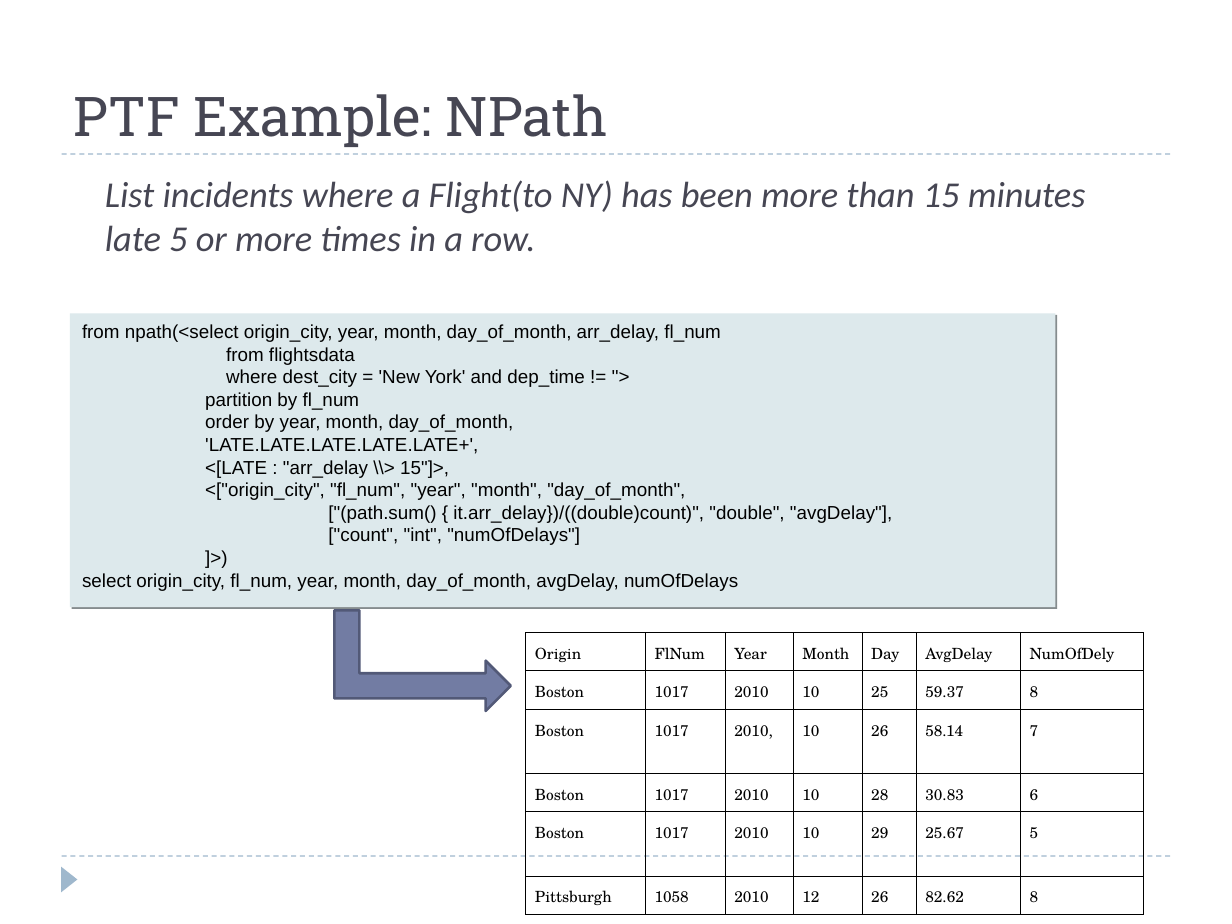
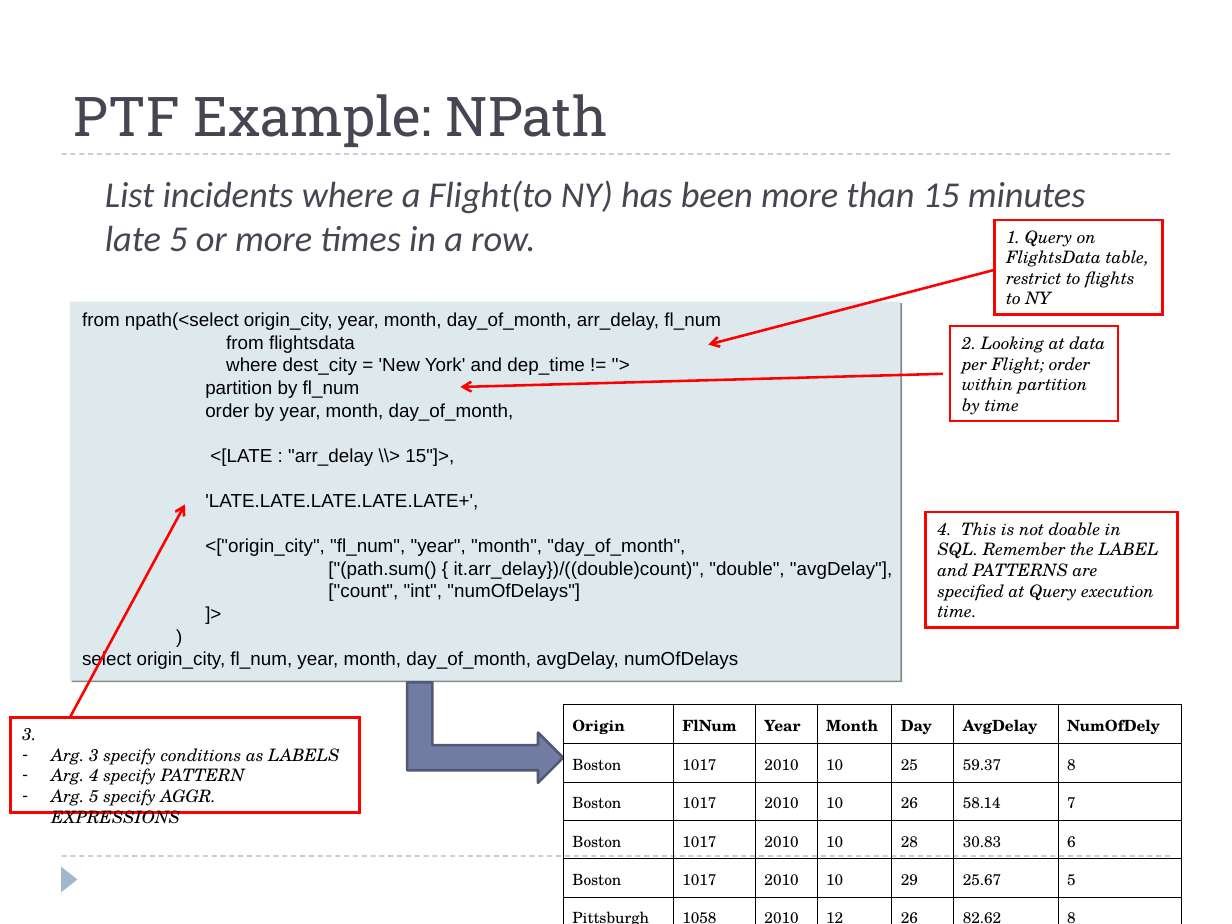
Before and after one commit to hbutani/SQLWindowing, a slide deck: slide 16 of docs/SQW.ppt (slide 14 before the commit). Drawn at 1232x924 pixels with LibreOffice and Linux fonts; fonts in the diff are those of the drawing. Boxes give left, top, right and bottom in pixels: in the first picture for what was removed or moved away, otherwise in the second. Text is boxed around its words. In the diff, an @@ line names an element or a change of style, - is before the commit and + after.

```diff
--- a/docs/SQW.ppt
+++ b/docs/SQW.ppt
@@ rectangle added at <box>994,219,1162,314</box>, outline #FF0000 1.5 pt, 10 pt, text #000000, italic @@
+1. Query on FlightsData table, restrict to flights to NY
@@ arrow added from (994, 270) to (708, 345), #FF0000 1.5 pt @@
@@ text in rectangle at <box>70,302,901,681</box>: text changed @@
-]>)
+]>
+)
@@ rectangle "from npath(<select origin_city, year, month, ...": place and size @@
-rectangle "from npath(<select origin_city, year, month, ..." at <box>70,313,1056,607</box>
+rectangle "from npath(<select origin_city, year, month, ..." at <box>70,302,901,681</box>
@@ rectangle added at <box>950,326,1117,421</box>, outline #FF0000 1.5 pt, 10 pt, text #000000, italic @@
+2. Looking at data per Flight; order within partition by time
@@ arrow added from (942, 373) to (461, 387), #FF0000 1.5 pt @@
@@ text in rectangle at <box>210,448,454,466</box>: paragraph added @@
+<[LATE : "arr_delay \\> 15"]>,
@@ text in rectangle at <box>205,460,449,478</box>: paragraph removed @@
-<[LATE : "arr_delay \\> 15"]>,
@@ arrow added from (70, 717) to (185, 504), #FF0000 1.5 pt @@
@@ rectangle added at <box>925,513,1178,628</box>, outline #FF0000 1.5 pt, 10 pt, text #000000, italic @@
+4. This is not doable in SQL. Remember the LABEL and PATTERNS are specified at Query execution time.
@@ freeform shape: place and size @@
-freeform shape at <box>334,610,511,711</box>
+freeform shape at <box>407,682,564,783</box>
@@ rectangle added at <box>10,717,359,812</box>, outline #FF0000 1.5 pt, 10 pt, text #000000, italic @@
+3.
+– Arg. 3 specify conditions as LABELS
+– Arg. 4 specify PATTERN
+– Arg. 5 specify AGGR. EXPRESSIONS
@@ table at <box>563,703,1181,924</box> @@
-row 3, column 3: 2010,
+row 3, column 3: 2010
@@ bold on in "Origin", "FlNum", "Year", "Month" and 3 more places @@
@@ table: place and size @@
-table at <box>526,632,1145,909</box>
+table at <box>563,703,1181,924</box>
```
Also in this commit, not shown: 12 other slides changed, 20 slides added, 1 slide removed.
